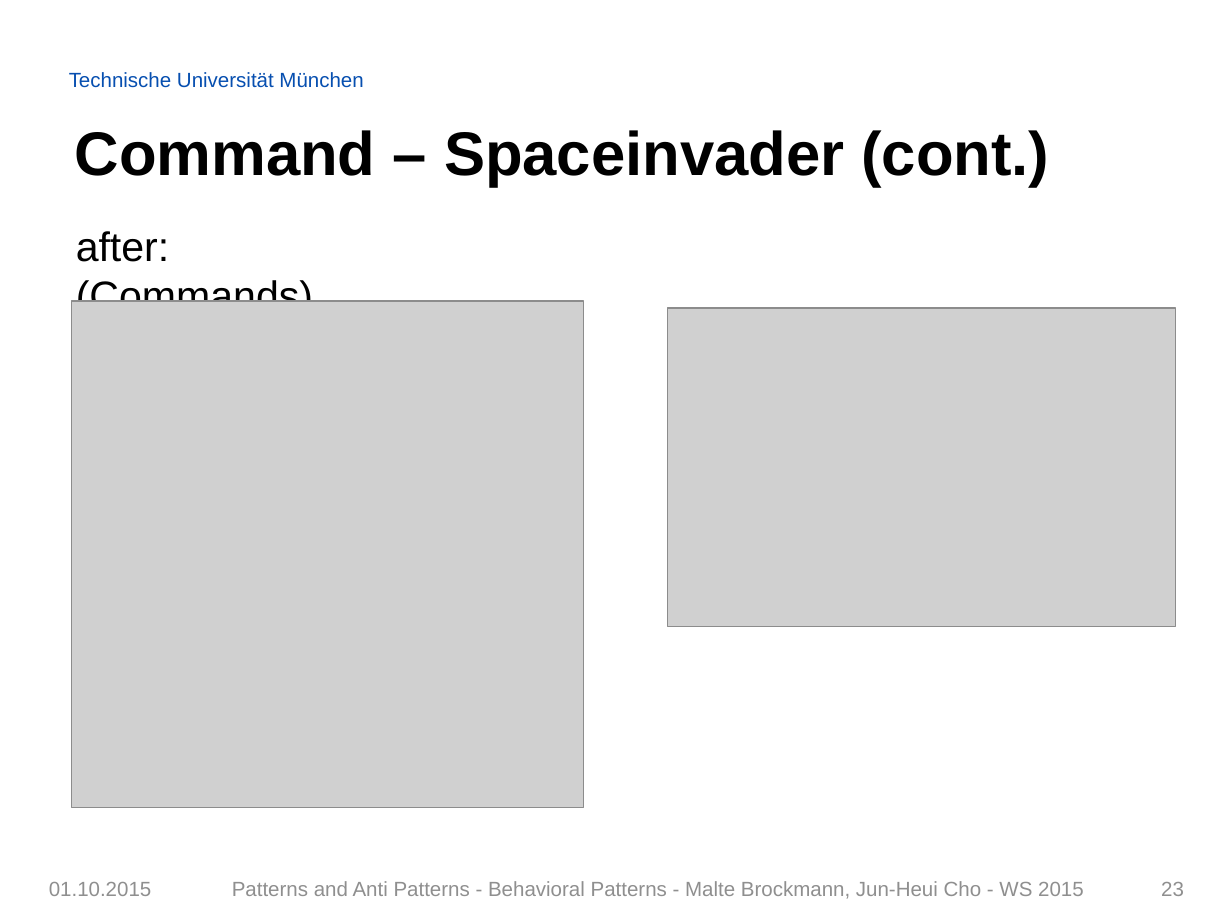
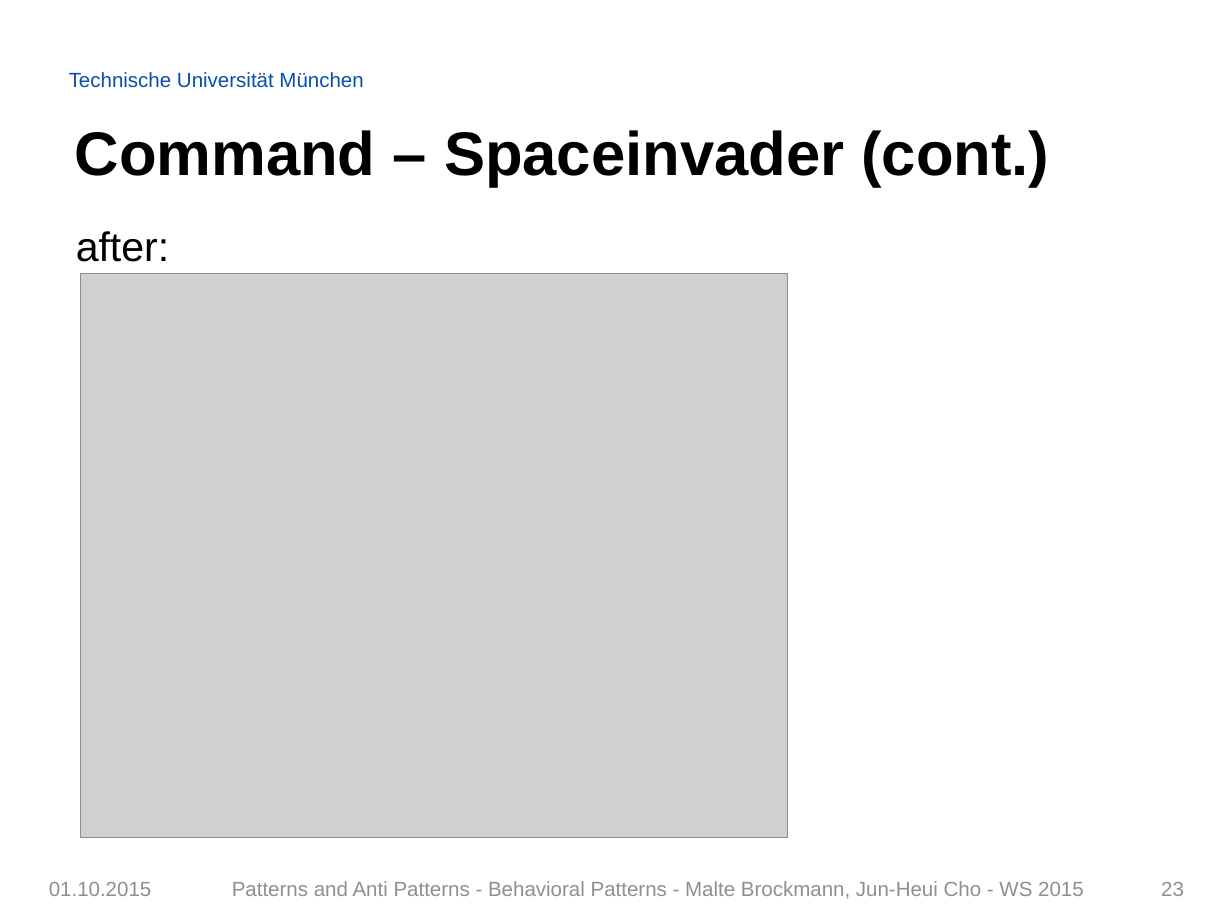
Before and after one commit to Painted6/Behavioral-design-patterns, a slide deck: slide 23 of Behavioral Patterns - JS Patterns and Anti Patterns.pptx. Drawn at 1232x924 pixels with LibreOffice and Linux fonts; fonts in the diff are those of the drawing; grey boxes stand for pictures; background and template pictures are left out. Boxes give left, top, right and bottom in pixels: in the first picture for what was removed or moved away, otherwise in the second. Text is boxed around its words. In the diff, an @@ line names an element or a change of style, - is before the commit and + after.

Commit message:
Reworked Command pattern

```diff
--- a/Behavioral Patterns - JS Patterns and Anti Patterns.pptx
+++ b/Behavioral Patterns - JS Patterns and Anti Patterns.pptx
@@ text at <box>76,231,170,262</box>: text changed @@
-after: (Commands)
+after:
@@ picture: place and size @@
-picture at <box>71,301,583,807</box>
+picture at <box>81,274,788,838</box>
@@ picture removed at <box>668,308,1175,626</box> @@
```
Also in this commit, not shown: 4 other slides changed, 1 other file.
